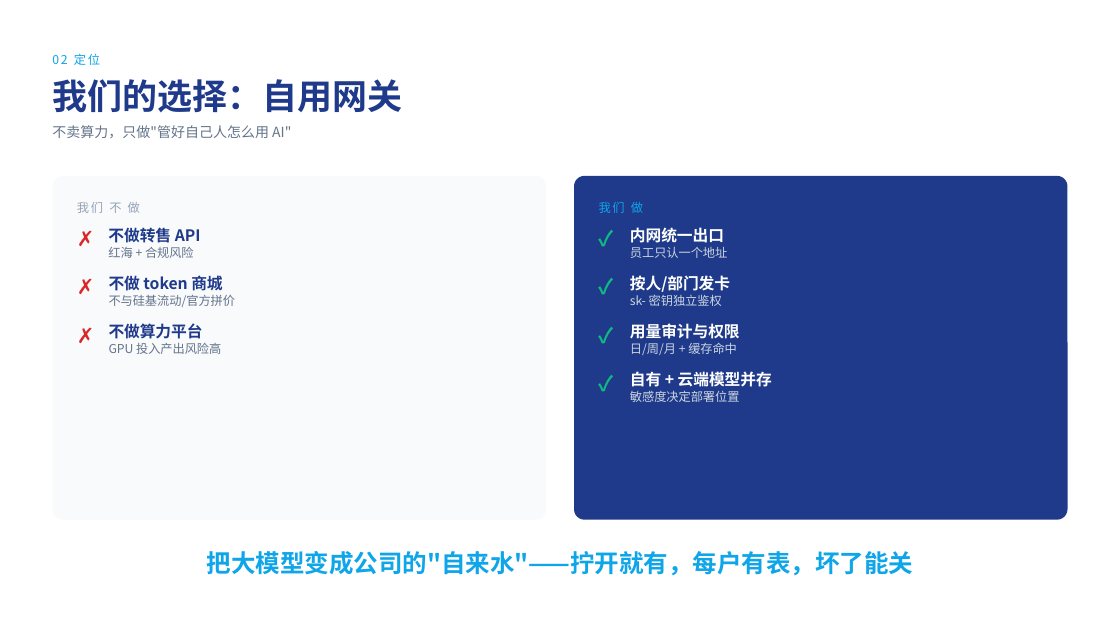
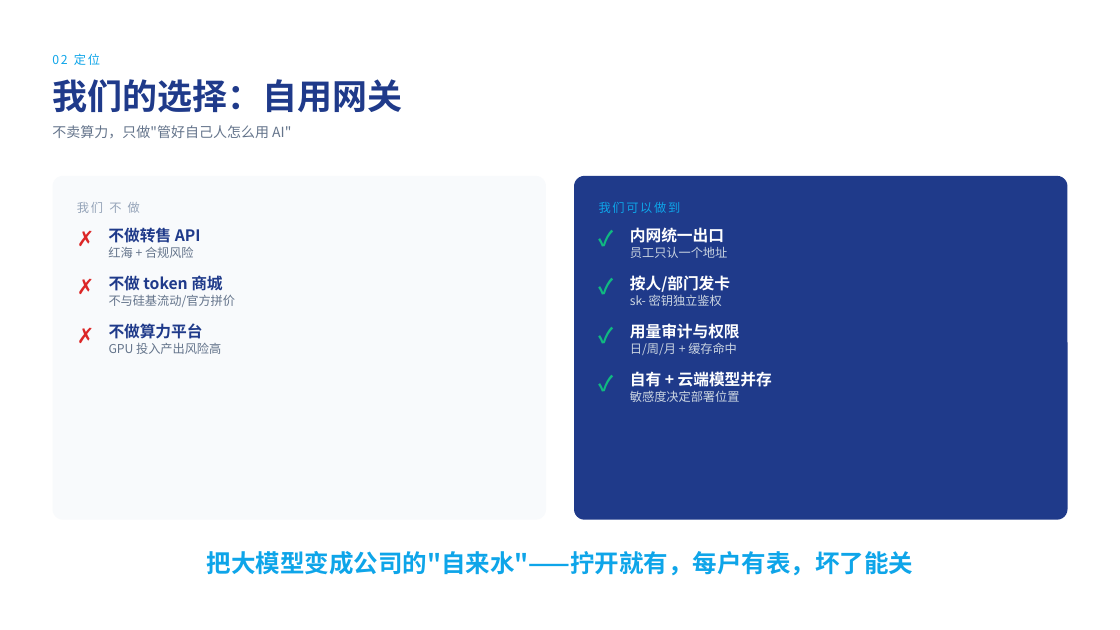
Before and after one commit to boonya-hrgk/llm-api-gateway, a slide deck: slide 5 of docs/llm-api-gateway汇报/AI网关如何在企业中实现大模型自动化编程落地.pptx (slide 4 before the commit). Drawn at 1120x630 pixels with LibreOffice and Linux fonts; fonts in the diff are those of the drawing. Boxes give left, top, right and bottom in pixels: in the first picture for what was removed or moved away, otherwise in the second. Text is boxed around its words. In the diff, an @@ line names an element or a change of style, - is before the commit and + after.

```diff
--- a/docs/llm-api-gateway汇报/AI网关如何在企业中实现大模型自动化编程落地.pptx
+++ b/docs/llm-api-gateway汇报/AI网关如何在企业中实现大模型自动化编程落地.pptx
@@ text at (599, 202, 681, 213): text changed @@
-我们 做
+我们可以做到
```
Also in this commit, not shown: 7 other slides changed, 4 slides added, 19 other files.
